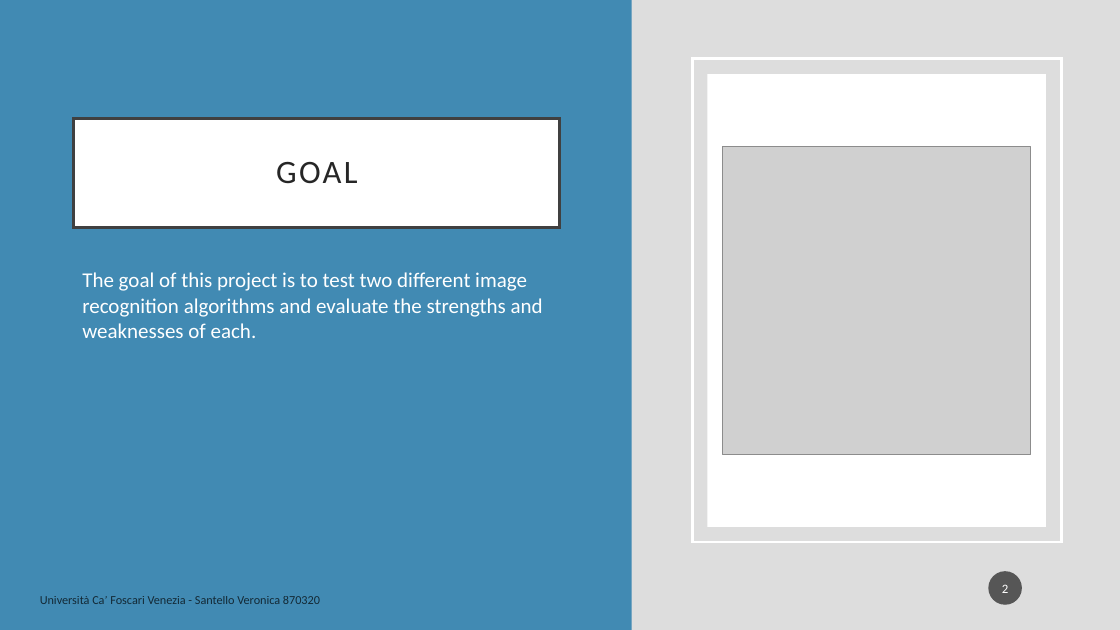
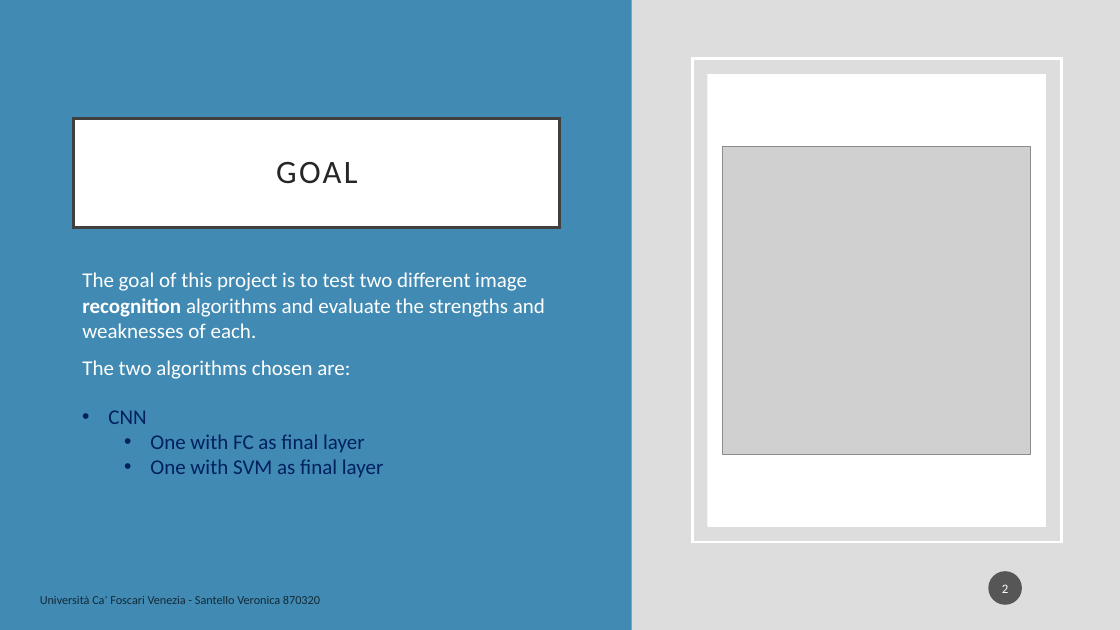
Before and after one commit to VeronicaSantello/Road-Sign-Classifier, a slide deck: slide 2 of road sign recognition.pptx. Drawn at 1120x630 pixels with LibreOffice and Linux fonts; fonts in the diff are those of the drawing; grey boxes stand for pictures. Boxes give left, top, right and bottom in pixels: in the first picture for what was removed or moved away, otherwise in the second. Text is boxed around its words. In the diff, an @@ line names an element or a change of style, - is before the commit and + after.

```diff
--- a/road sign recognition.pptx
+++ b/road sign recognition.pptx
@@ text at [82,272,545,338]: bold on in "recognition" @@
@@ text at [82,360,350,379]: paragraph added @@
+The two algorithms chosen are:
@@ text added at [108,410,383,478], 18 pt, text #002060 @@
+• CNN
+  • One with FC as final layer
+  • One with SVM as final layer
```
Also in this commit, not shown: 3 other slides changed, 3 slides added, 2 slides removed.
